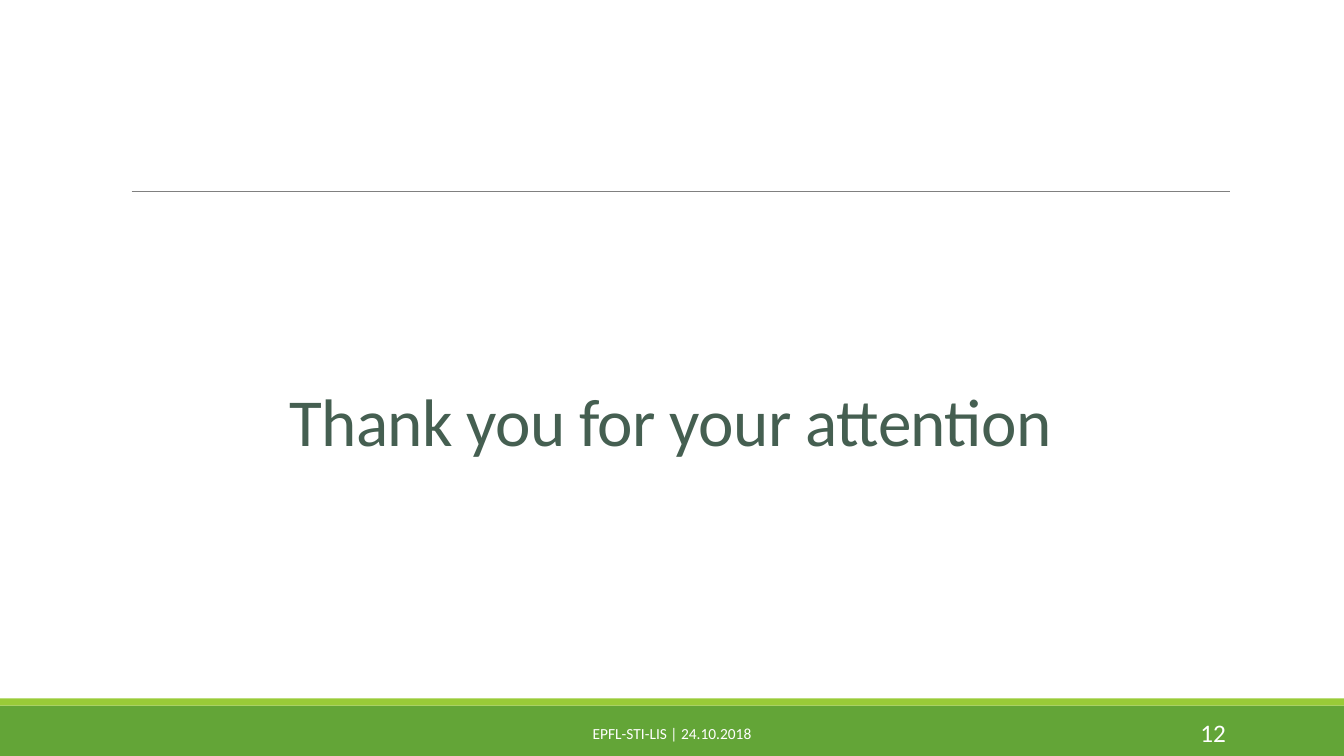
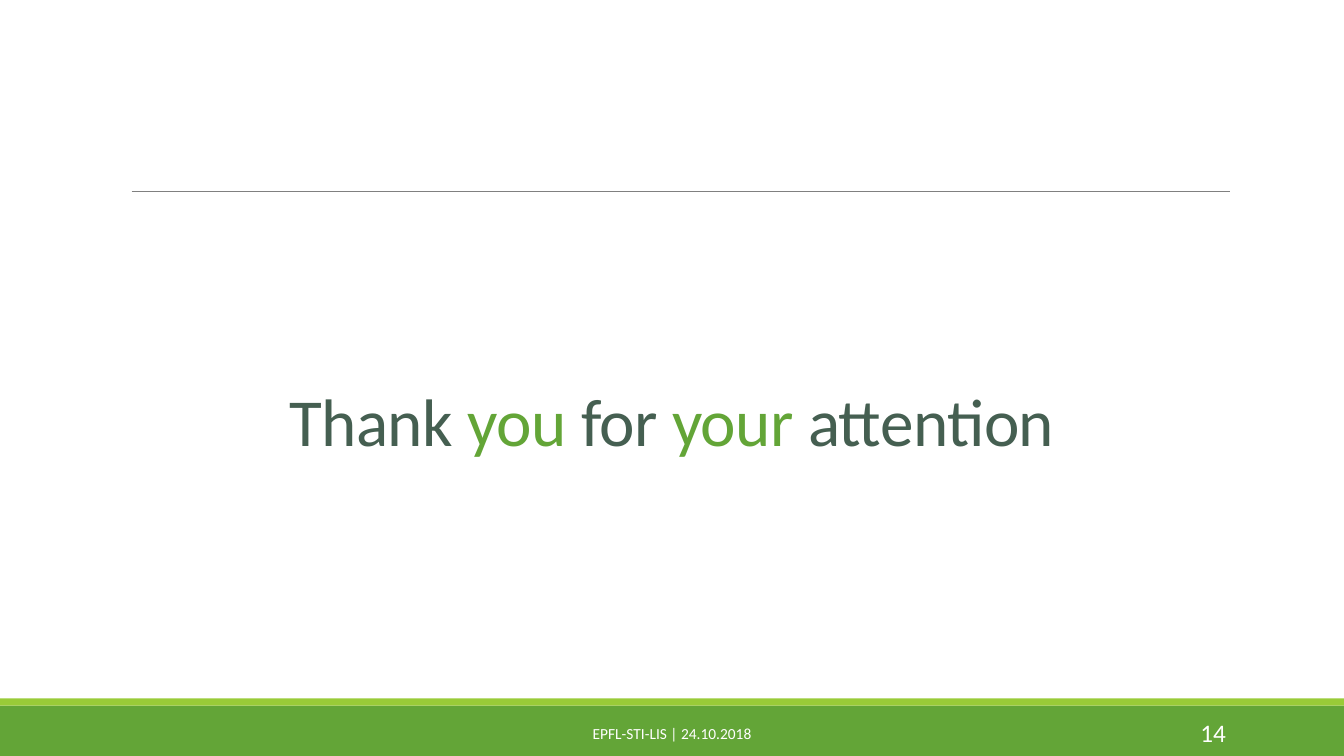
Before and after one commit to PaulineMauryL/PropellerProject, a slide deck: slide 14 of MIDTERM.pptx (slide 12 before the commit). Drawn at 1344x756 pixels with LibreOffice and Linux fonts; fonts in the diff are those of the drawing. Boxes give left, top, right and bottom in pixels: in the first picture for what was removed or moved away, otherwise in the second. Text is boxed around its words. In the diff, an @@ line names an element or a change of style, - is before the commit and + after.

```diff
--- a/MIDTERM.pptx
+++ b/MIDTERM.pptx
@@ title "Thank you for your attention" at [290, 399, 1054, 457]: text colour #455F51 to #63A537 in "you your" @@
@@ page number at [1200, 725, 1226, 742]: text changed @@
-12
+14
```
Also in this commit, not shown: 10 other slides changed, 3 slides added, 1 slide removed.
